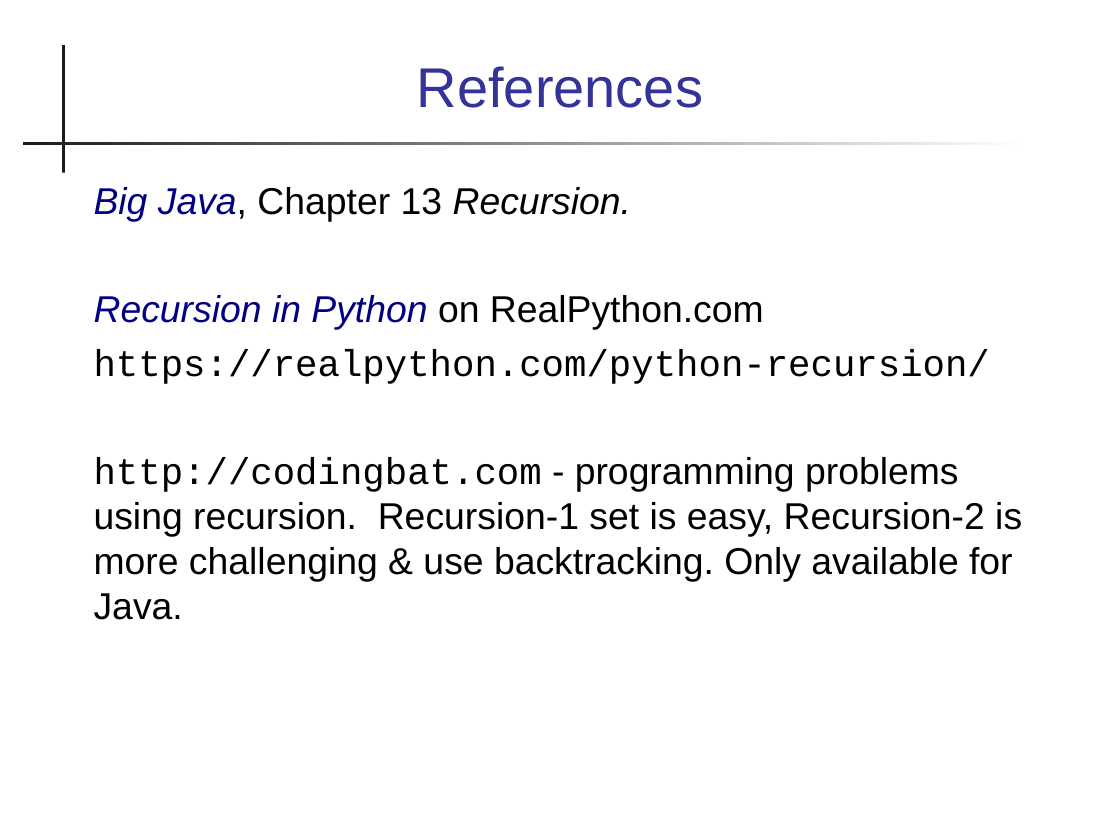
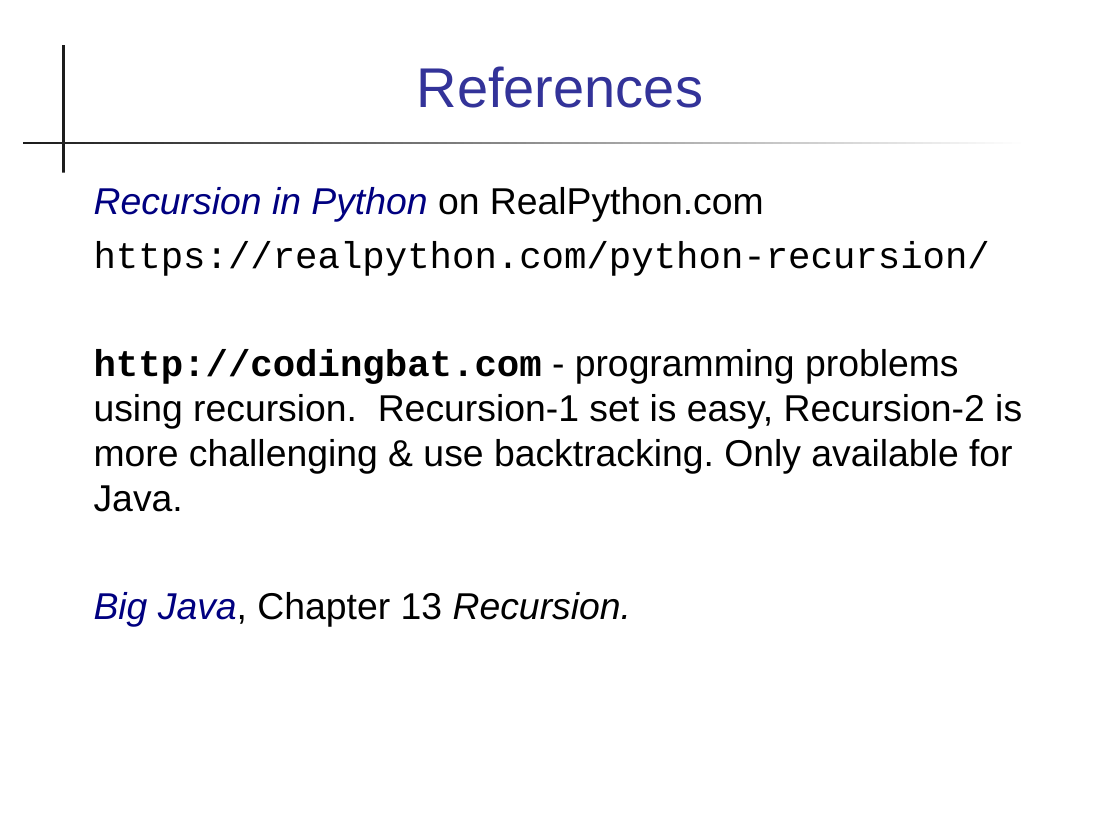
Before and after one commit to cpske/Prog2, a slide deck: slide 19 of recursion/Recursion.pptx. Drawn at 1120x840 pixels with LibreOffice and Linux fonts; fonts in the diff are those of the drawing. Boxes give left, top, right and bottom in pixels: in the first picture for what was removed or moved away, otherwise in the second. Text is boxed around its words. In the diff, an @@ line names an element or a change of style, - is before the commit and + after.

Commit message:
Add recursion and week2 lab (draft)

```diff
--- a/recursion/Recursion.pptx
+++ b/recursion/Recursion.pptx
@@ text at box(94, 187, 631, 222): paragraph removed @@
-Big Java, Chapter 13 Recursion.
@@ text at box(94, 349, 1022, 512): bold on in "http://codingbat.com" @@
@@ text at box(94, 592, 631, 627): paragraph added @@
+Big Java, Chapter 13 Recursion.
```
Also in this commit, not shown: 6 other slides changed, 10 other files.
